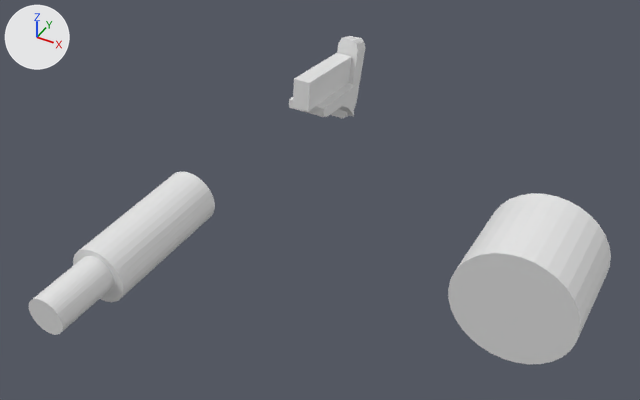
The Blender file untitled.blend, before and after one commit.
One viewpoint serves both versions: a 50 mm camera at (9.88, -13.71, 10.87) aimed at (2.37, -0.16, -0.13). The axes (+X, +Y, +Z) are drawn at upper left. The lights are the same throughout.
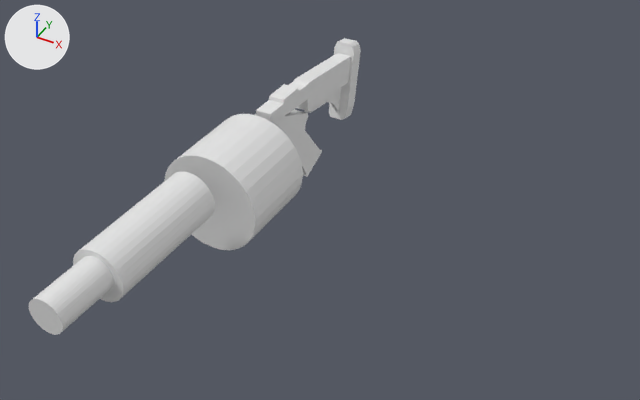
Commit message: prototype grenade launcher 2

Pixel boxes (x1, y1, x2, y2) of what changed, in the pictures (640 x 400 px):
'Cylinder.002', moved, rescaled (15% narrower, 20% shorter): before (448, 193, 611, 364); after (164, 114, 303, 250)
'Cube.001', reshaped, rescaled (60% wider, 12% taller): before (293, 53, 352, 111); after (256, 53, 351, 118)
'Cube', moved, turned, rescaled: before (331, 36, 365, 118); after (329, 38, 361, 120)
'Cube.003', added: after (255, 109, 322, 177)
'Cube.002', rescaled (45% narrower, 26% shorter): before (289, 83, 357, 117); after (304, 88, 341, 113)
part 1 of me_cube_004, built on: before (293, 56, 352, 111); after (256, 56, 351, 118)

The change in detail:
me_cube_004 is used by ob_cube_001; location (0.04, 4.32, 0.12); rotation (-0.105, 0.0, 0.0), in degrees (-6, 0, 0); scale (0.224, 1.19, 0.384).
me_cube_004 had 8 vertices, 6 faces and spanned x -1.0..1.0, y -1.05..0.84, z -1.03..0.96.
me_cube_004 now has 36 vertices, 34 faces and spans x -1.0..1.0, y -2.53..0.84, z -1.03..1.08.
Part 1, on me_cube_004:
4 faces are deleted.
14 vertices are added at x -1.0, y -2.53..0.82, z -0.31..1.08.
14 new vertices lie (2.0, 0.0, 0.0) away from vertices in x -1.0, y -2.53..0.82, z -0.31..1.08.
32 new faces join them.
Mesh me_cube_001 is new.
It has 100 vertices, 93 faces and spans x -1.0..1.0, y -1.22..3.23, z -3.76..0.91.
Object 'Cylinder.002' (ob_cylinder_002) moves from (6.98, 0.15, -0.62) to (-0.05, 0.15, -0.62).
Object 'Cylinder.002' (ob_cylinder_002) is rescaled from (1.3, 1.3, 1.1) to (1.22, 1.22, 1.03).
Object 'Cube' (ob_cube) moves from (1.15, 5.52, -0.04) to (1.07, 5.47, -0.11).
Object 'Cube' (ob_cube) turns from (9, 15, 90) to (9, 10, 90) degrees about x, y and z.
Object 'Cube' (ob_cube) is rescaled from (0.232, 0.742, 0.742) to (0.2, 0.742, 0.742).
Object 'Cube.001' (ob_cube_001) is rescaled from (0.224, 1.19, 0.384) to (0.2, 1.19, 0.384).
Object 'Cube.002' (ob_cube_002) is rescaled from (0.508, 0.508, 0.508) to (0.05, 0.508, 0.508).
Object 'Cube.003' (ob_cube_003) is new; it shows me_cube_001.
Its location is (-0.01, 2.03, 0.0).
Its scale is (0.2, 0.57, 0.57).
